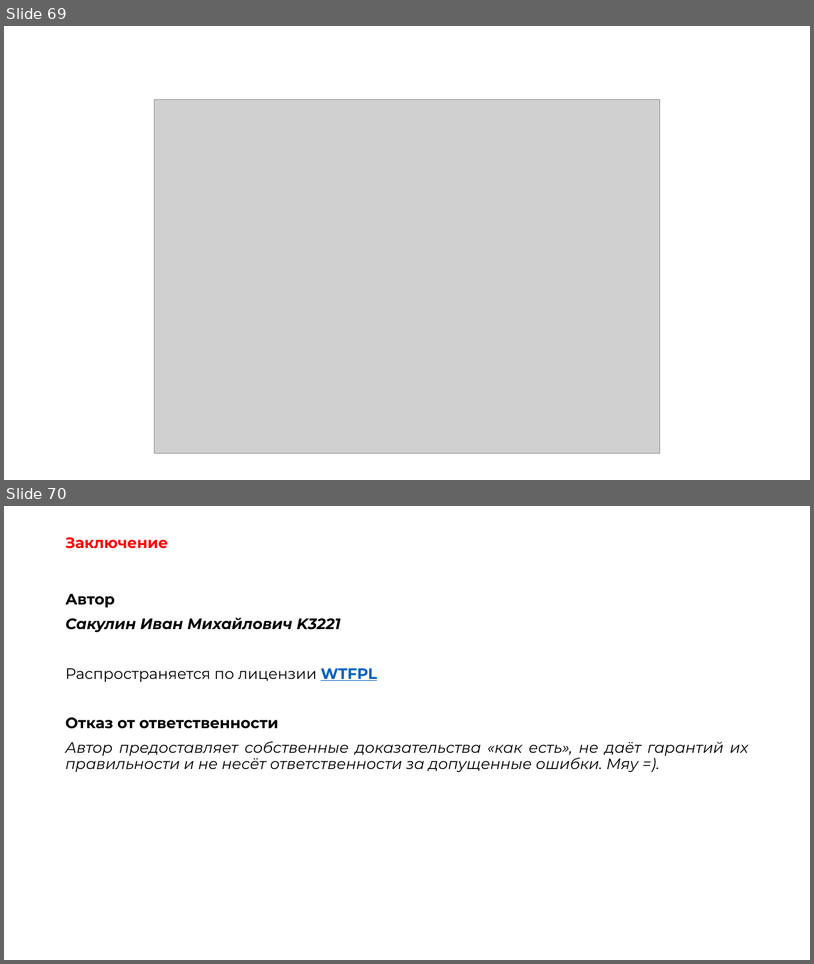
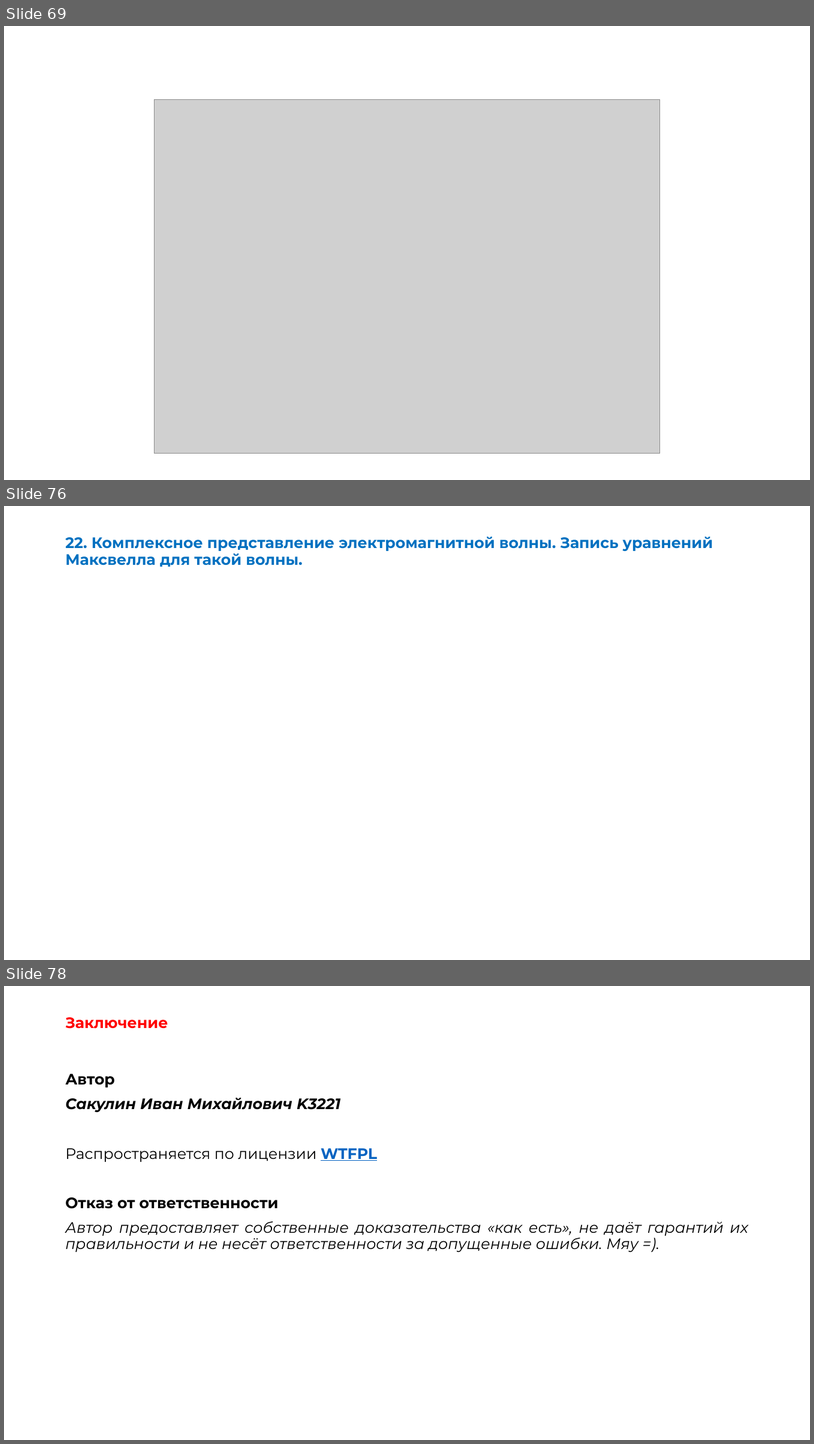
Before and after one commit to OneTwoZzzPlus/ITMO.STUDY, a slide deck: 2-3_PHYSICS/exam-EMP.pptx. Shown one above the other, each under a label of ours: slides 69 and 70 before the commit, slides 69, 76 and 78 after it; the slides between them are not shown. The pictures are 814x964 and 814x1444 pixels, drawn with LibreOffice and Linux fonts; fonts in the diff are those of the drawing; grey boxes stand for pictures. Boxes give left, top, right and bottom in pixels: in the first picture for what was removed or moved away, otherwise in the second. Text is boxed around its words. In the diff, an @@ line names an element or a change of style, - is before the commit and + after.

```diff
--- a/2-3_PHYSICS/exam-EMP.pptx
+++ b/2-3_PHYSICS/exam-EMP.pptx
@@ slide 76 added at [4, 506, 810, 960], background #FFFFFF @@
@@ title added at [65, 537, 714, 567], 18 pt, text #0070C0, bold @@
+22. Комплексное представление электромагнитной волны. Запись уравнений Максвелла для такой волны.
@@ what was slide 70 is now slide 78 @@
```
Also in this commit, not shown: 7 other slides added, 2 other files.
